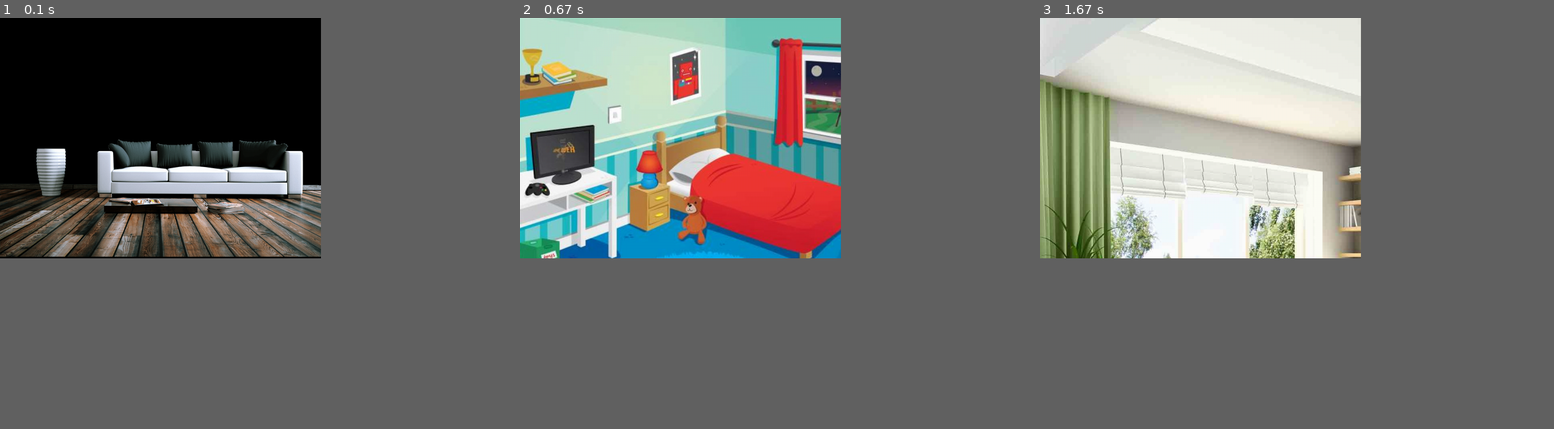
Above: before the commit, frames 1-3 (left to right).
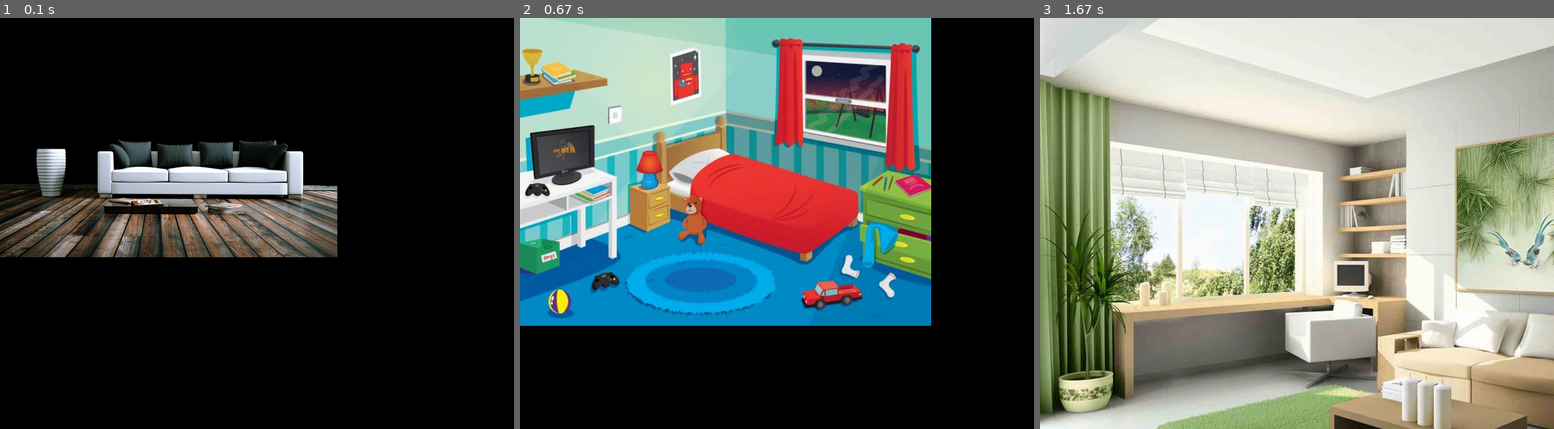
Above: after the commit, the same moments.

Repository: SvetlanaTartynskaya/Progect-pygame
Game: pygame game, started from Detective.py
The game is run twice, just before and just after one commit, with the same random seed, the same clock (stepped at 60 frames per second) and the same inputs.
Inputs:
- Up to frame 1 (0.1 s): no input
- Up to frame 2 (0.67 s): hold Right from 0.33 s (still down)
- Up to frame 3 (1.67 s): release Right at 0.8 s; hold Up 0.83-1.13 s; hold Right 1.17-1.63 s
In our replay, the window is 562x421 before the commit and 900x720 after it. These sizes can differ from the game's own. Grey fills any space a smaller window leaves; there, only what the larger window draws over its background counts as a difference.

The runs differ from the first frame. In frame 1, 2.4% of the frame differs, in the area x 0-66%, y 29-59%; in frame 2, 24%; in frame 3, 46%, in the area x 0-100%, y 6-100%.

Commit message:
Update Detective.py
Изменение формата экрана

Diff:
--- a/Detective.py
+++ b/Detective.py
@@ -5,7 +5,7 @@
 pygame.init()
 
 # Задаем размеры окна
-win_width, win_height = 800, 600
+win_width, win_height = 1280, 1024
 
 # Создаем окно
 window = pygame.display.set_mode((win_width, win_height))
